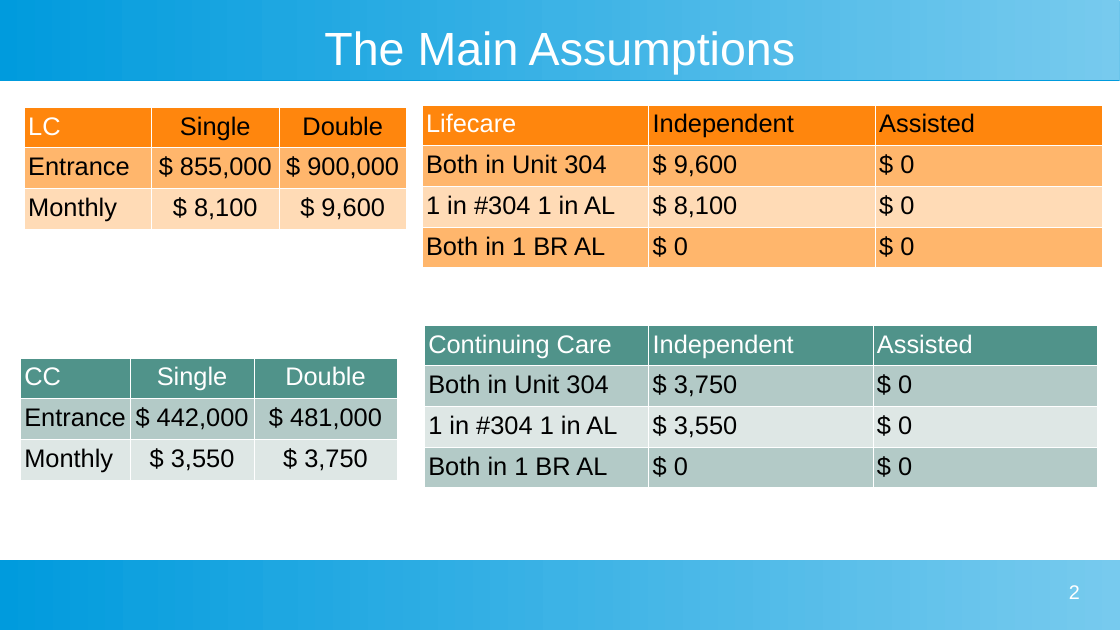
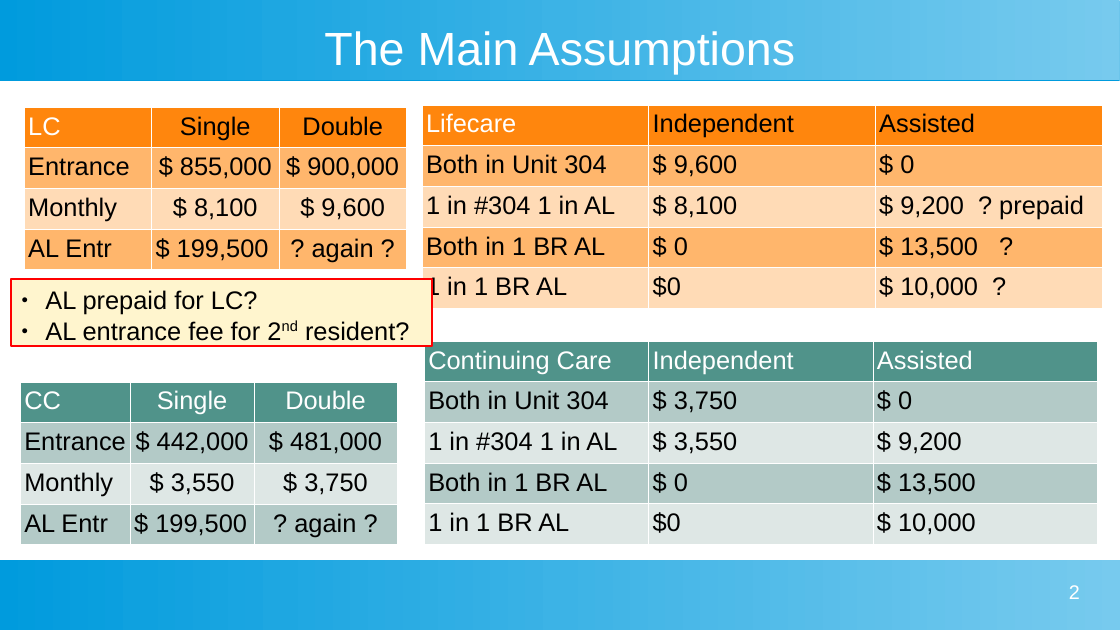
Before and after one commit to davegutz/myLifeSaver, a slide deck: slide 2 of Gutz Evaluation of Taylor Lifecare Advantage.odp. Drawn at 1120x630 pixels with LibreOffice and Linux fonts; fonts in the diff are those of the drawing. Boxes give left, top, right and bottom in pixels: in the first picture for what was removed or moved away, otherwise in the second. Text is boxed around its words. In the diff, an @@ line names an element or a change of style, - is before the commit and + after.

```diff
--- a/Gutz Evaluation of Taylor Lifecare Advantage.odp
+++ b/Gutz Evaluation of Taylor Lifecare Advantage.odp
@@ table at [24,107,406,266] @@
+row 4: AL Entr | $ 199,500 | ? again ?
@@ table at [422,105,1102,305] @@
-row 3: 1 in #304 1 in AL | $ 8,100 | $ 0
-row 4: Both in 1 BR AL | $ 0 | $ 0
+row 3: 1 in #304 1 in AL | $ 8,100 | $ 9,200 ? prepaid
+row 4: Both in 1 BR AL | $ 0 | $ 13,500 ?
+row 5: 1 in 1 BR AL | $0 | $ 10,000 ?
@@ rectangle added at [11,279,432,347], fill #FFF5CE, outline #FF0000 1.42 pt, 18 pt, text #000000 @@
+● AL prepaid for LC?
+● AL entrance fee for 2nd resident?
@@ table at [425,341,1099,539] @@
-row 3: 1 in #304 1 in AL | $ 3,550 | $ 0
-row 4: Both in 1 BR AL | $ 0 | $ 0
+row 3: 1 in #304 1 in AL | $ 3,550 | $ 9,200
+row 4: Both in 1 BR AL | $ 0 | $ 13,500
+row 5: 1 in 1 BR AL | $0 | $ 10,000
@@ table: place and size @@
-table at [425,325,1099,480]
+table at [425,341,1099,539]
@@ table at [20,382,397,541] @@
+row 4: AL Entr | $ 199,500 | ? again ?
@@ table: place and size @@
-table at [20,358,397,476]
+table at [20,382,397,541]
```
Also in this commit, not shown: 3 other files.
